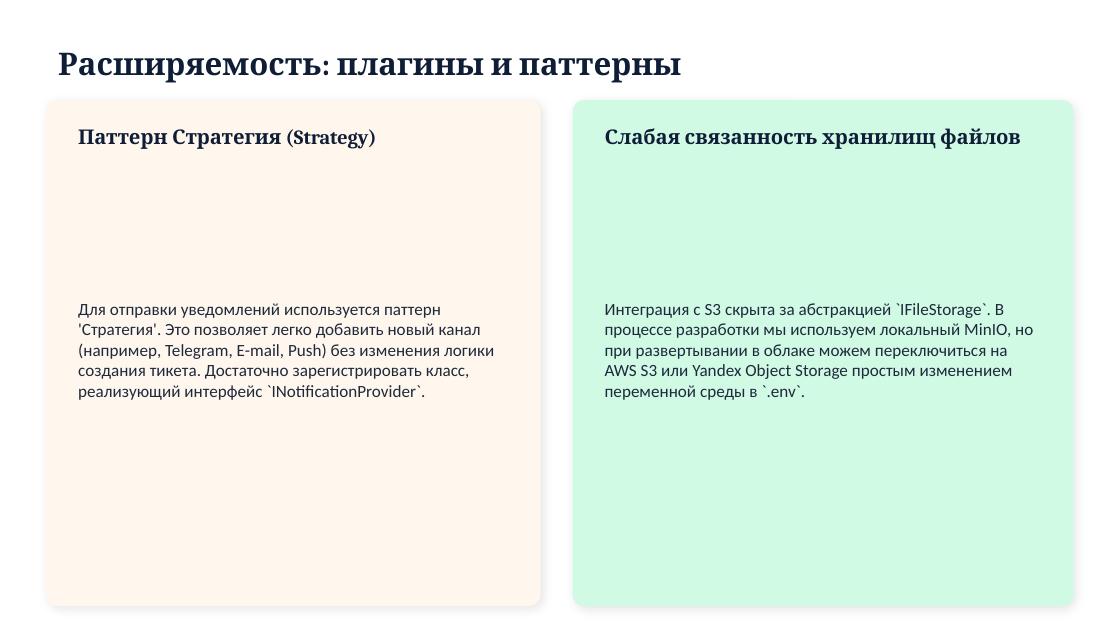
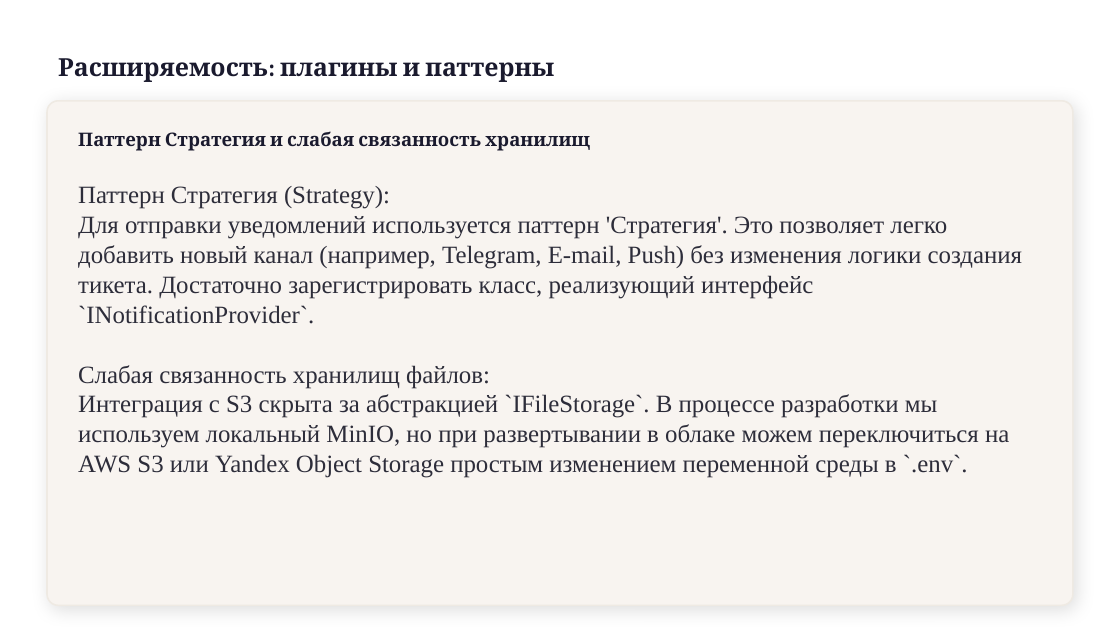
Before and after one commit to x2latte/tppo-presentation-hub--3-, a slide deck: slide 11 of presentations/output/P2_Атрибуты_качества.pptx (slide 10 before the commit). Drawn at 1120x630 pixels with LibreOffice and Linux fonts; fonts in the diff are those of the drawing. Boxes give left, top, right and bottom in pixels: in the first picture for what was removed or moved away, otherwise in the second. Text is boxed around its words. In the diff, an @@ line names an element or a change of style, - is before the commit and + after.

```diff
--- a/presentations/output/P2_Атрибуты_качества.pptx
+++ b/presentations/output/P2_Атрибуты_качества.pptx
@@ text "Расширяемость: плагины и паттерны" at bbox=[58, 58, 554, 82]: size 20 to 16 pt, text colour #0F1E36 to #1A1A2E @@
@@ rounded rectangle removed at bbox=[47, 101, 540, 605] @@
@@ rounded rectangle added at bbox=[47, 101, 1073, 605], fill #F8F4F0, outline #EFEAE3 1 pt @@
@@ rounded rectangle removed at bbox=[573, 101, 1073, 605] @@
@@ text at bbox=[78, 131, 590, 151]: text changed; size 13 to 12 pt; text colour #0F1E36 to #1A1A2E @@
-Слабая связанность хранилищ файлов
+Паттерн Стратегия и слабая связанность хранилищ
@@ text removed at bbox=[78, 129, 377, 149] @@
-Паттерн Стратегия (Strategy)
@@ text "Паттерн Стратегия (Strategy):": place and size @@
-text "Паттерн Стратегия (Strategy):" at bbox=[605, 303, 1033, 400]
+text "Паттерн Стратегия (Strategy):" at bbox=[78, 186, 1022, 478]
@@ text "Паттерн Стратегия (Strategy):" at bbox=[78, 186, 1022, 478]: vertical alignment middle to top @@
@@ text at bbox=[78, 186, 1022, 389]: paragraphs added @@
+Паттерн Стратегия (Strategy):
+Для отправки уведомлений используется паттерн 'Стратегия'. Это позволяет легко добавить новый канал (например, Telegram, E-mail, Push) без изменения логики создания тикета. Достаточно зарегистрировать класс, реализующий интерфейс `INotificationProvider`.
+Слабая связанность хранилищ файлов:
@@ text removed at bbox=[78, 303, 494, 400] @@
-Для отправки уведомлений используется паттерн 'Стратегия'. Это позволяет легко добавить новый канал (например, Telegram, E-mail, Push) без изменения логики создания тикета. Достаточно зарегистрировать класс, реализующий интерфейс `INotificationProvider`.
@@ text at bbox=[78, 394, 1009, 478]: size 11 to 16 pt, font Calibri to Times New Roman, text colour #1E293B to #2D2D3A in "Интеграция с S3 скрыта за абстракцией `IFileStorage`. ..." @@
```
Also in this commit, not shown: 14 other slides changed, 1 slide added, 12 other files.
